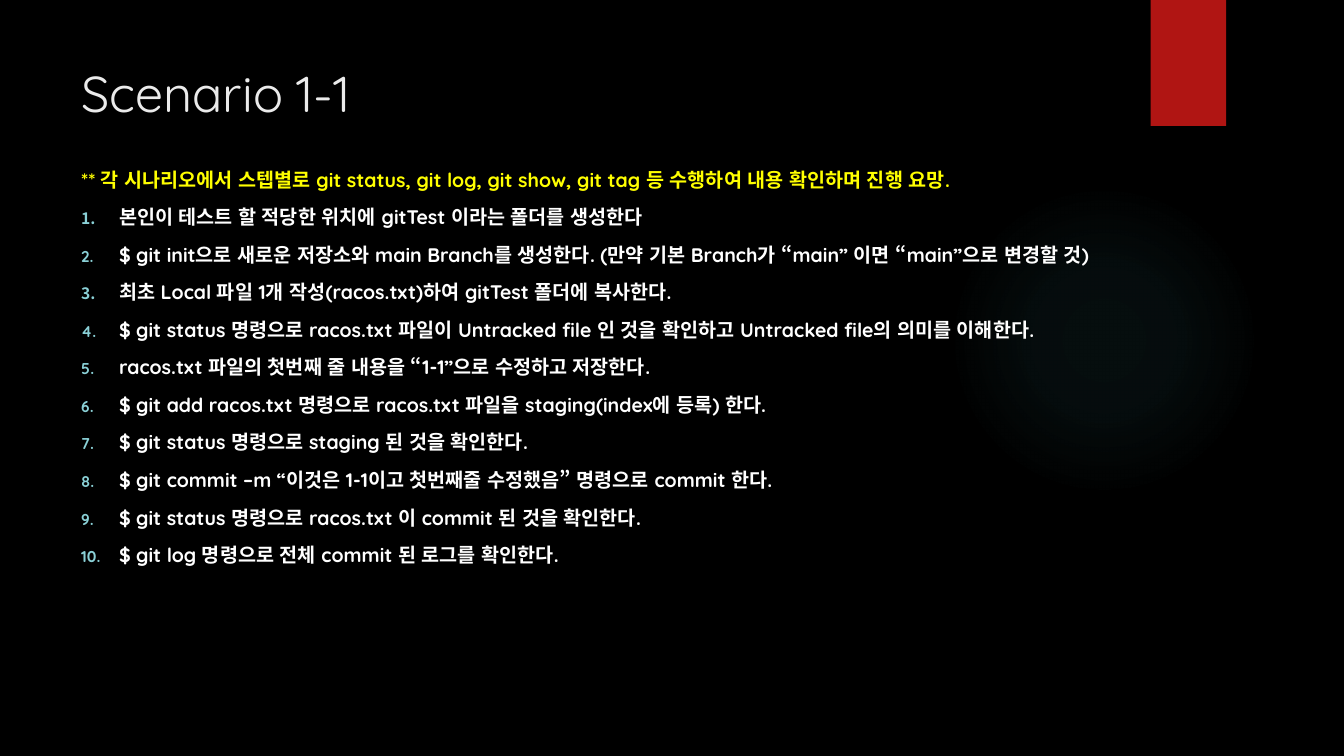
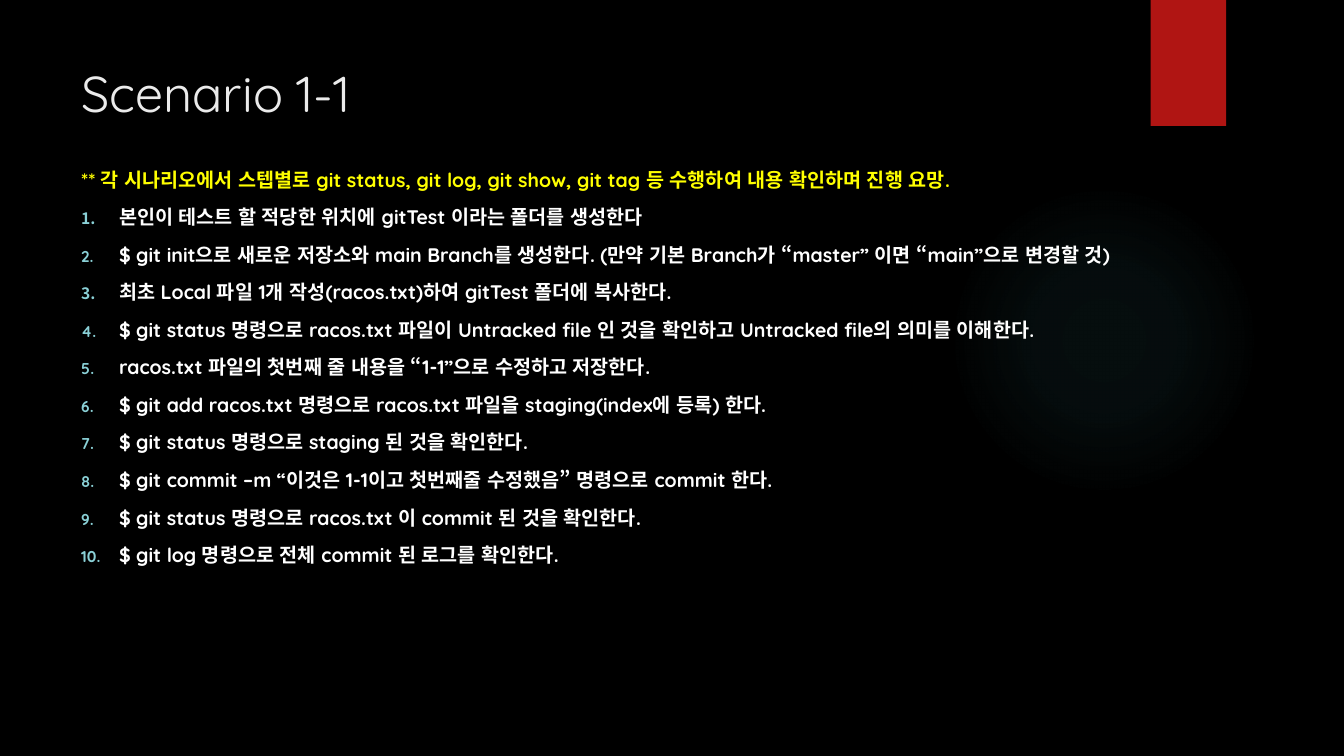
Before and after one commit to iredseal/Learning, a slide deck: slide 12 of Tools/git/SW 형상 관리.pptx (slide 11 before the commit). Drawn at 1344x756 pixels with LibreOffice and Linux fonts; fonts in the diff are those of the drawing; background and template pictures are left out. Boxes give left, top, right and bottom in pixels: in the first picture for what was removed or moved away, otherwise in the second. Text is boxed around its words. In the diff, an @@ line names an element or a change of style, - is before the commit and + after.

```diff
--- a/Tools/git/SW 형상 관리.pptx
+++ b/Tools/git/SW 형상 관리.pptx
@@ text at bbox=[136, 245, 1110, 266]: text changed @@
-2. $ git init으로 새로운 저장소와 main Branch를 생성한다. (만약 기본 Branch가 “main” 이면 “main”으로 변경할 것)
+2. $ git init으로 새로운 저장소와 main Branch를 생성한다. (만약 기본 Branch가 “master” 이면 “main”으로 변경할 것)
```
Also in this commit, not shown: 4 other slides changed.
